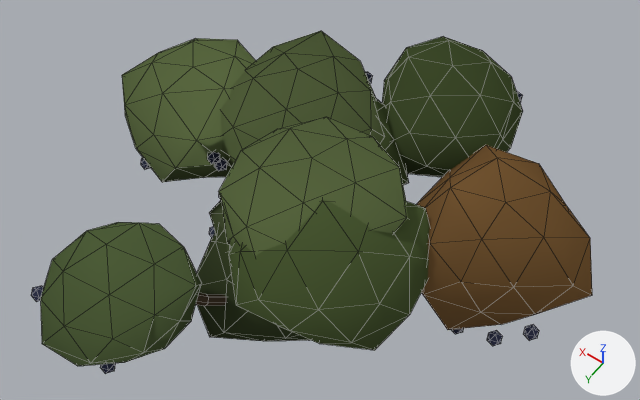
An edit to the Blender file assets/flora/calafate_a.blend, drawn before and after from the same camera.
The view is the same before and after, from a 50 mm lens placed at (-1.28, 1.76, 3.06), pointed at (0.0, -0.03, 0.24). Lighting does not change. The marker at lower right points along +X, +Y and +Z. The picture after the commit comes second. Mesh edges are drawn as thin lines.

The first picture shows 'CalafateACopa' and 1 more.
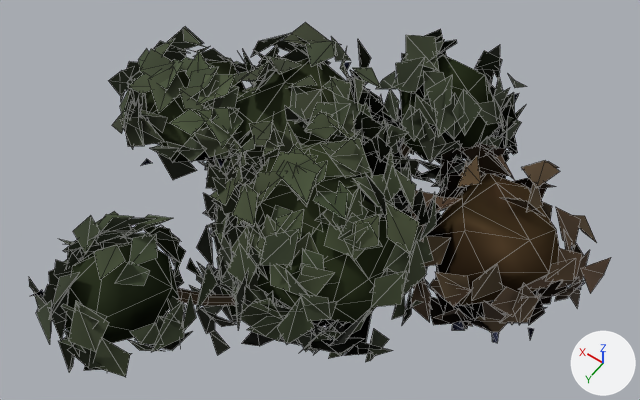
What changed in the scene script:
```text
Add mat_hoja:
    mat_hoja = bpy.data.materials.new('Hoja')
    mat_hoja.use_nodes = True; mat_hoja.node_tree.nodes.clear()
    _N = mat_hoja.node_tree.nodes; _L = mat_hoja.node_tree.links
    n0 = _N.new('ShaderNodeBsdfPrincipled'); n0.name = 'Principled BSDF'
    n0.inputs[2].default_value = 1.0  # 'Roughness'
    n1 = _N.new('ShaderNodeOutputMaterial'); n1.name = 'Material Output'
    n2 = _N.new('ShaderNodeVertexColor'); n2.name = 'Color Attribute'
    n2.layer_name = 'Col'
    _L.new(n0.outputs[0], n1.inputs[0])  # 'BSDF' to 'Surface'
    _L.new(n2.outputs[0], n0.inputs[0])  # 'Color' to 'Base Color'
Change me_calafateacopa:
    remove me_calafateacopa.from_pydata(...)  # 864 vertices, 1560 faces; spans x -1.08..1.0, y -1.05..1.1, z -0.33..0.73
    add me_calafateacopa.from_pydata(...)  # 864 vertices, 1560 faces; spans x -1.04..0.9, y -0.96..1.02, z -0.26..0.65
    me_calafateacopa part 1: the loose piece of 42 vertices spanning x -1.08..-0.34, y -0.56..0.14, z -0.03..0.57 is scaled about its middle by 0.72, then moved by (0.01, 0.0, 0.01)
    me_calafateacopa part 2: the loose piece of 42 vertices spanning x -0.6..0.24, y -0.12..0.6, z 0.0..0.68 is scaled about its middle by 0.72, then moved by (-0.01, 0.0, 0.0)
    me_calafateacopa part 3: the loose piece of 42 vertices spanning x -0.48..0.13, y -1.05..-0.36, z 0.02..0.57 is scaled about its middle by 0.72
    me_calafateacopa part 4: the loose piece of 42 vertices spanning x -0.24..0.45, y -0.56..0.11, z -0.05..0.52 is scaled about its middle by 0.72, then moved by (0.01, -0.01, 0.0)
    me_calafateacopa part 5: the loose piece of 42 vertices spanning x 0.03..0.58, y 0.51..1.1, z 0.11..0.63 is scaled about its middle by 0.72, then moved by (0.0, -0.01, -0.01)
    me_calafateacopa part 6: the loose piece of 42 vertices spanning x -0.45..0.26, y -0.25..0.51, z 0.14..0.73 is scaled about its middle by 0.72
    me_calafateacopa part 7: the loose piece of 42 vertices spanning x 0.33..1.0, y -0.37..0.25, z 0.05..0.61 is scaled about its middle by 0.72
    me_calafateacopa part 8: the loose piece of 42 vertices spanning x -0.13..0.59, y -0.58..0.11, z 0.12..0.69 is scaled about its middle by 0.72, then moved by (0.0, 0.01, 0.0)
    me_calafateacopa part 9: the loose piece of 42 vertices spanning x -0.29..0.41, y -0.44..0.26, z -0.14..0.47 is scaled about its middle by 0.72
    me_calafateacopa part 10: the loose piece of 42 vertices spanning x -0.34..0.33, y -0.22..0.38, z -0.12..0.45 is scaled about its middle by 0.72, then moved by (0.0, -0.01, 0.0)
    me_calafateacopa part 11: the loose piece of 42 vertices spanning x -0.27..0.42, y -0.27..0.38, z -0.24..0.36 is scaled about its middle by 0.72
    me_calafateacopa part 12: the loose piece of 42 vertices spanning x -0.31..0.41, y -0.22..0.56, z -0.33..0.32 is scaled about its middle by 0.72, then moved by (0.0, -0.01, -0.01)
    me_calafateacopa part 13: 606 faces centred in x -1.01..0.98, y -1.01..1.08, z -0.11..0.71 are repainted in the vertex colours; the middle colour goes from dark green #495735 to dark green #2f3723
    me_calafateacopa part 14: 289 faces centred in x -0.87..0.9, y -0.98..1.0, z -0.32..0.41 are repainted in the vertex colours; the middle colour goes from dark green #3a432b to black #242a1c
    me_calafateacopa part 15: 65 faces centred in x -1.03..-0.37, y -0.53..0.12, z 0.09..0.56 are repainted in the vertex colours; the middle colour goes from brown #775835 to brown #4c3a27
Change ob_calafateacopa:
    add _m = ob_calafateacopa.modifiers.new('Aligerar', 'DECIMATE')
    add _m.ratio = 0.35
Add ob_calafateahojas:
    ob_calafateahojas = bpy.data.objects.new('CalafateAHojas', me_calafateahojas_001)  # 4636 vertices, 2318 faces; spans x -1.08..1.05, y -1.02..1.11, z -0.36..0.76
    ob_calafateahojas.location = (0.0, 0.0, 0.0)
```

What differs and where, as boxes [x1, y1, x2, y2] in the pictures (640 x 400 px; the box of a moved part takes in the faces that stretch with it):
'CalafateACopa', reshaped, recoloured, modifiers changed: before [31, 31, 592, 374]; after [31, 55, 584, 343]
'CalafateAHojas', added: after [29, 22, 611, 377]
part 1 of me_calafateacopa, moved or reshaped: before [416, 145, 592, 330]; after [426, 174, 559, 306]
part 2 of me_calafateacopa, moved or reshaped: before [229, 200, 430, 350]; after [256, 216, 399, 323]
part 3 of me_calafateacopa, moved or reshaped: before [382, 36, 523, 177]; after [401, 55, 500, 160]
part 4 of me_calafateacopa, moved or reshaped (not visible afterwards): before [376, 99, 409, 185]
part 5 of me_calafateacopa, moved or reshaped: before [40, 222, 201, 366]; after [65, 242, 179, 343]
part 6 of me_calafateacopa, moved or reshaped: before [219, 117, 408, 256]; after [251, 142, 381, 236]
part 7 of me_calafateacopa, moved or reshaped: before [122, 38, 256, 182]; after [144, 60, 247, 163]
part 8 of me_calafateacopa, moved or reshaped: before [220, 31, 385, 167]; after [235, 58, 354, 151]
part 11 of me_calafateacopa, moved or reshaped (not visible afterwards): before [209, 200, 230, 254]
part 12 of me_calafateacopa, moved or reshaped (mostly hidden afterwards): before [197, 225, 310, 341]; after [218, 276, 283, 316]
part 13 of me_calafateacopa, recoloured: before [40, 31, 523, 366]; after [65, 55, 500, 343]
part 14 of me_calafateacopa, recoloured: before [197, 102, 455, 341]; after [218, 87, 442, 316]
part 15 of me_calafateacopa, recoloured: before [416, 145, 592, 330]; after [426, 174, 559, 306]
